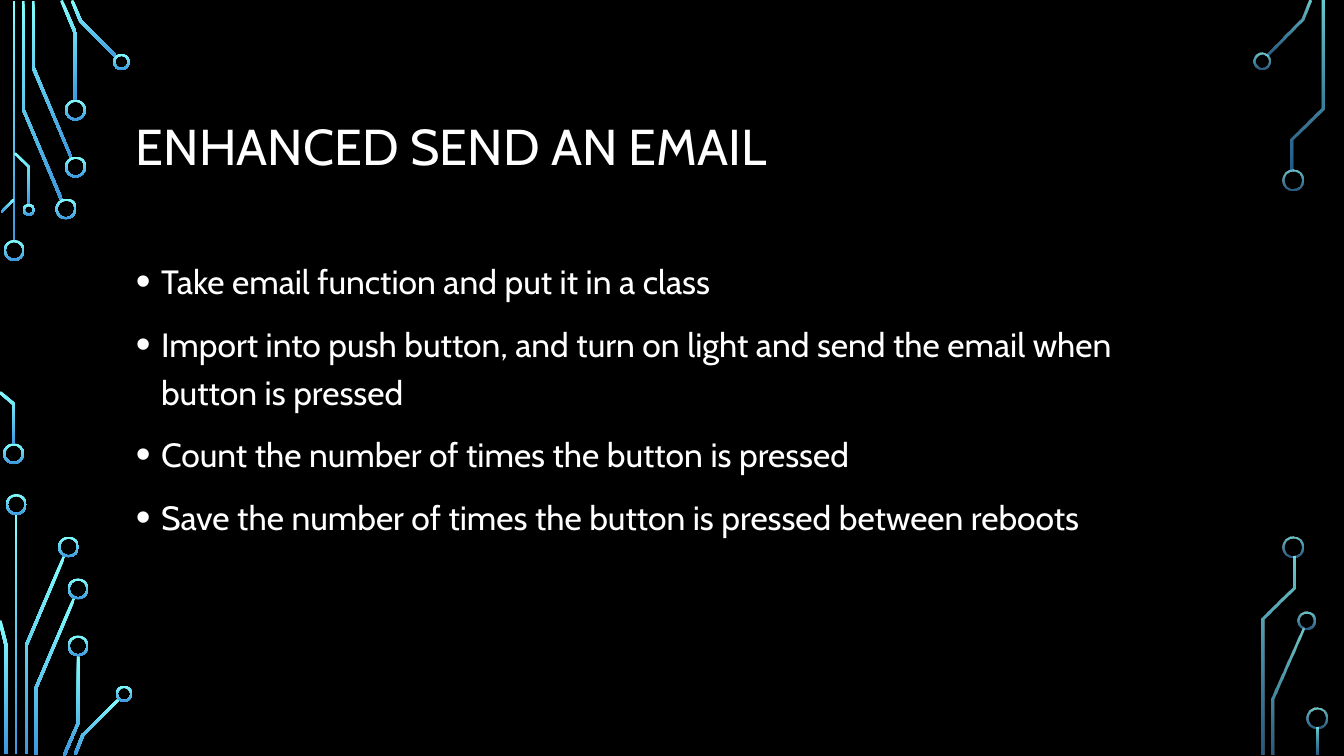
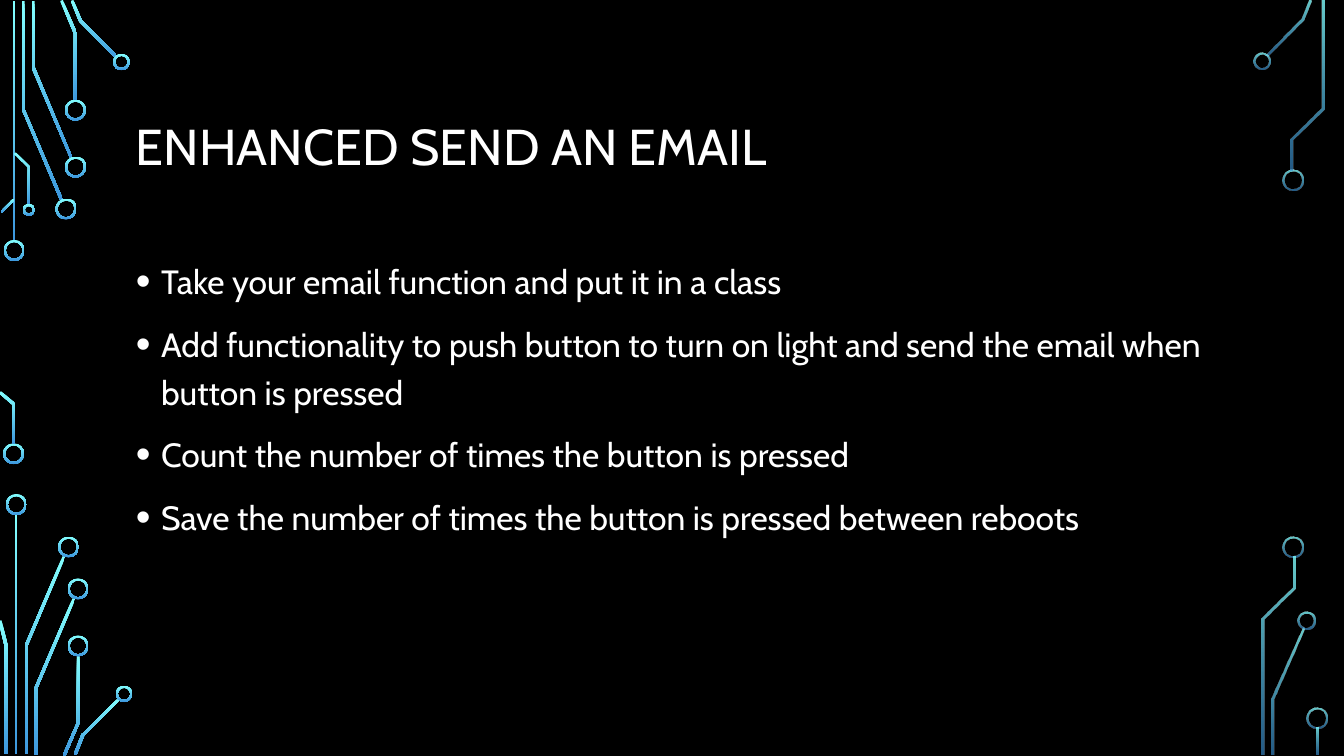
Before and after one commit to andrewjvelez/smap, a slide deck: slide 21 of docs/SMAP Materials Unbranded.pptx (slide 23 before the commit). Drawn at 1344x756 pixels with LibreOffice and Linux fonts; fonts in the diff are those of the drawing; background and template pictures are left out. Boxes give left, top, right and bottom in pixels: in the first picture for what was removed or moved away, otherwise in the second. Text is boxed around its words. In the diff, an @@ line names an element or a change of style, - is before the commit and + after.

```diff
--- a/docs/SMAP Materials Unbranded.pptx
+++ b/docs/SMAP Materials Unbranded.pptx
@@ text at [161, 268, 1201, 413]: text changed @@
-• Take email function and put it in a class
-• Import into push button, and turn on light and send the email when button is pressed
+• Take your email function and put it in a class
+• Add functionality to push button to turn on light and send the email when button is pressed
```
Also in this commit, not shown: 21 other slides changed, 7 slides added, 7 slides removed.
